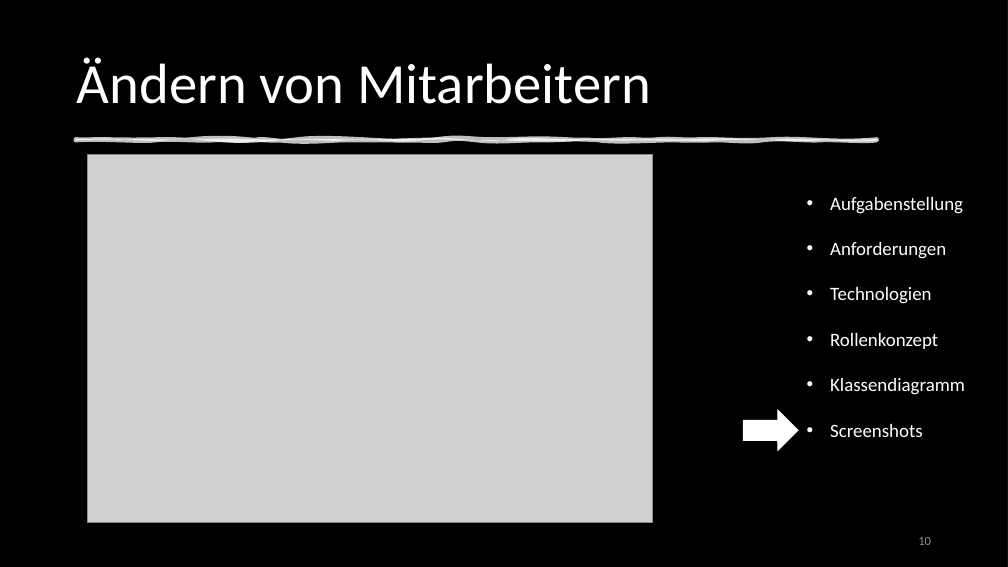
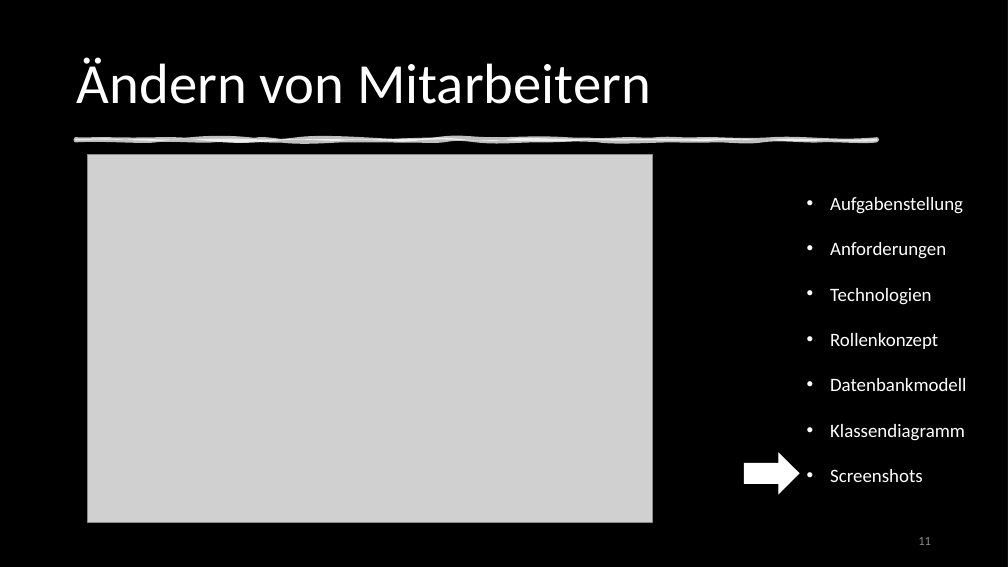
Before and after one commit to DennisWandschura/Profitabilitaet, a slide deck: slide 11 of Präst_Profitabilität.pptx (slide 10 before the commit). Drawn at 1008x567 pixels with LibreOffice and Linux fonts; fonts in the diff are those of the drawing; grey boxes stand for pictures; background and template pictures are left out; a plain dark background stands for a picture behind light text. Boxes give left, top, right and bottom in pixels: in the first picture for what was removed or moved away, otherwise in the second. Text is boxed around its words. In the diff, an @@ line names an element or a change of style, - is before the commit and + after.

```diff
--- a/Präst_Profitabilität.pptx
+++ b/Präst_Profitabilität.pptx
@@ text at [830, 378, 966, 391]: paragraph added @@
+• Datenbankmodell
@@ right arrow: place and size @@
-right arrow at [743, 411, 798, 451]
+right arrow at [745, 454, 799, 494]
@@ page number at [918, 537, 931, 545]: text changed @@
-10
+11
```
Also in this commit, not shown: 14 other slides changed, 1 slide added, 1 other file.
